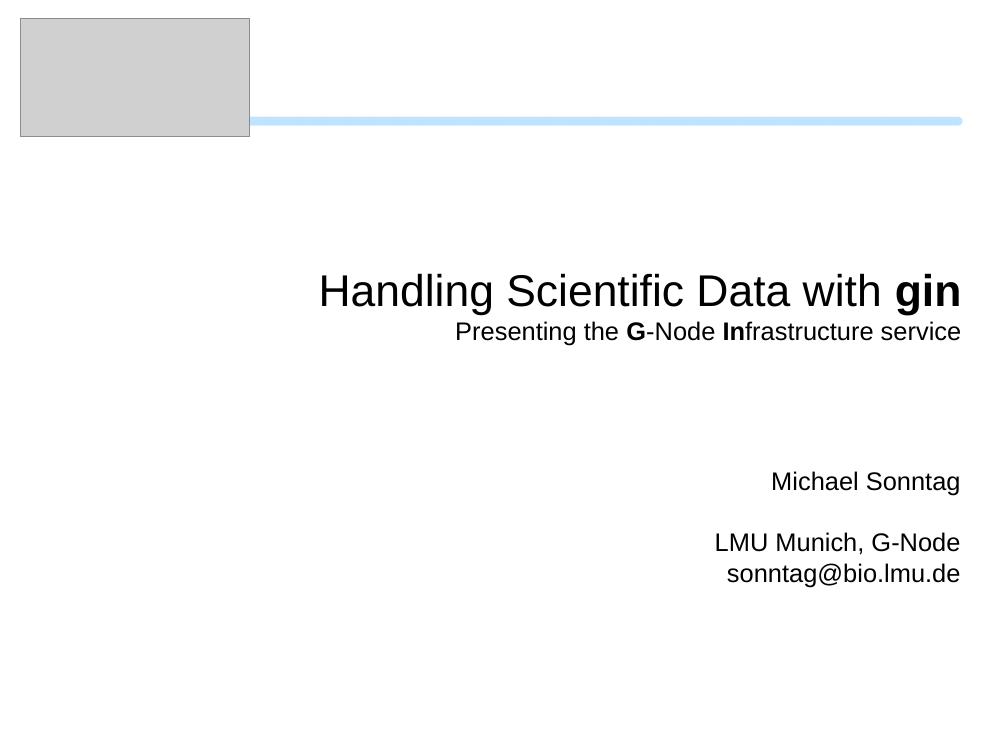
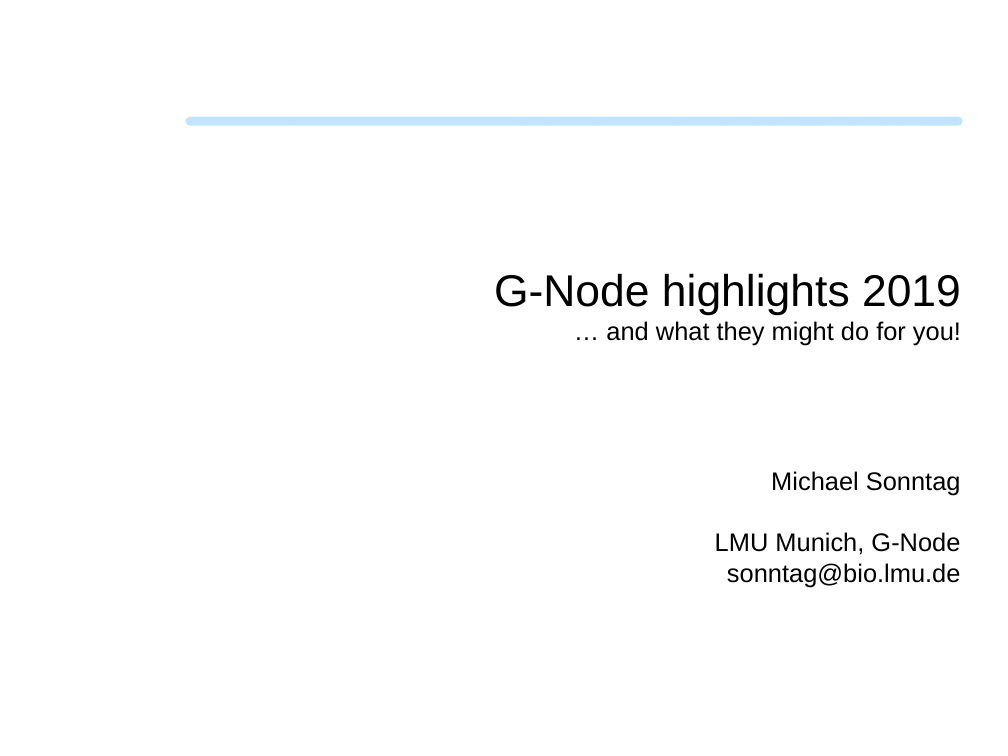
Before and after one commit to mpsonntag/prespost, a slide deck: slide 1 of 201911b_CNS_Seminar/CNS_Seminar_template.odp. Drawn at 1008x756 pixels with LibreOffice and Linux fonts; fonts in the diff are those of the drawing; grey boxes stand for pictures; background and template pictures are left out. Boxes give left, top, right and bottom in pixels: in the first picture for what was removed or moved away, otherwise in the second. Text is boxed around its words. In the diff, an @@ line names an element or a change of style, - is before the commit and + after.

```diff
--- a/201911b_CNS_Seminar/CNS_Seminar_template.odp
+++ b/201911b_CNS_Seminar/CNS_Seminar_template.odp
@@ picture removed at (20,18,249,136) @@
@@ text at (494,273,961,346): text changed @@
-Handling Scientific Data with gin
-Presenting the G-Node Infrastructure service
+G-Node highlights 2019
+… and what they might do for you!
```
Also in this commit, not shown: 4 other slides changed, 1 slide added, 5 slides removed, 3 other files.
